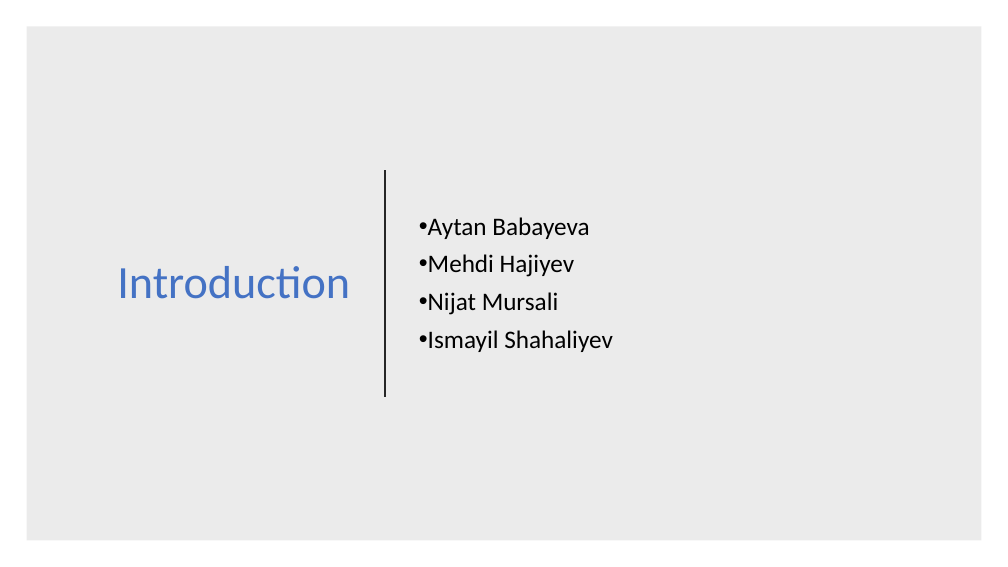
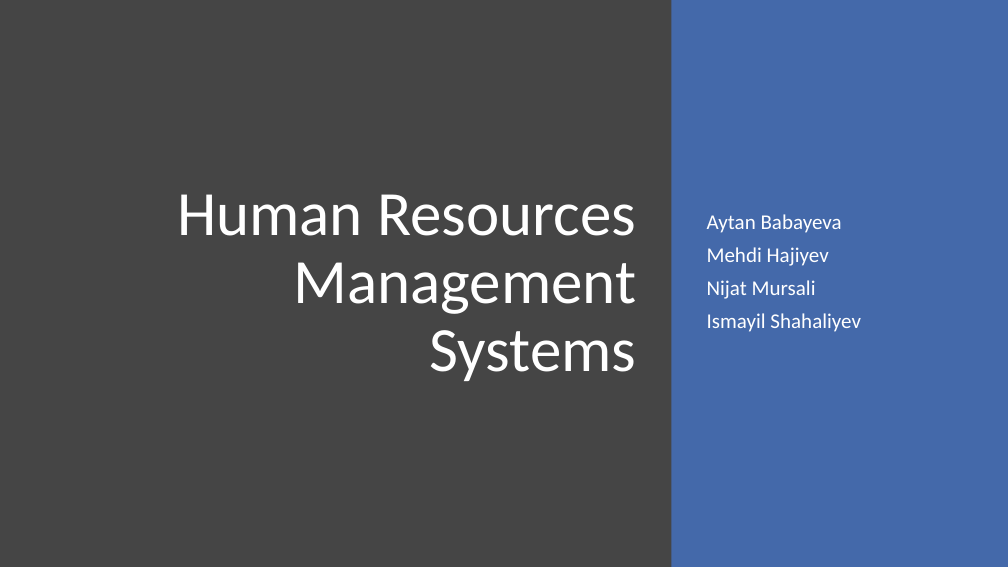
Before and after one commit to nijatmursali/ObjectOriented, a slide deck: slide 1 of Presentation.pptx. Drawn at 1008x567 pixels with LibreOffice and Linux fonts; fonts in the diff are those of the drawing. Boxes give left, top, right and bottom in pixels: in the first picture for what was removed or moved away, otherwise in the second. Text is boxed around its words. In the diff, an @@ line names an element or a change of style, - is before the commit and + after.

```diff
--- a/Presentation.pptx
+++ b/Presentation.pptx
@@ background #FFFFFF to #454545 @@
@@ rectangle removed at [26, 26, 982, 541] @@
@@ rectangle added at [671, 0, 1008, 567], fill #4472C4 at 80% opacity @@
@@ subtitle "Aytan Babayeva": place and size @@
-subtitle "Aytan Babayeva" at [428, 217, 613, 352]
+subtitle "Aytan Babayeva" at [707, 214, 861, 332]
@@ subtitle "Aytan Babayeva" at [707, 214, 861, 332]: size 24 to 20 pt, text colour #000000 to #FFFFFF; bullet • to none @@
@@ line removed from (385, 170) to (385, 397) @@
@@ title added at [177, 194, 637, 381], 60 pt, text #FFFFFF @@
+Human Resources Management Systems
@@ title removed at [117, 266, 350, 299] @@
-Introduction
```
Also in this commit, not shown: 1 other slide changed, 1 slide added.
